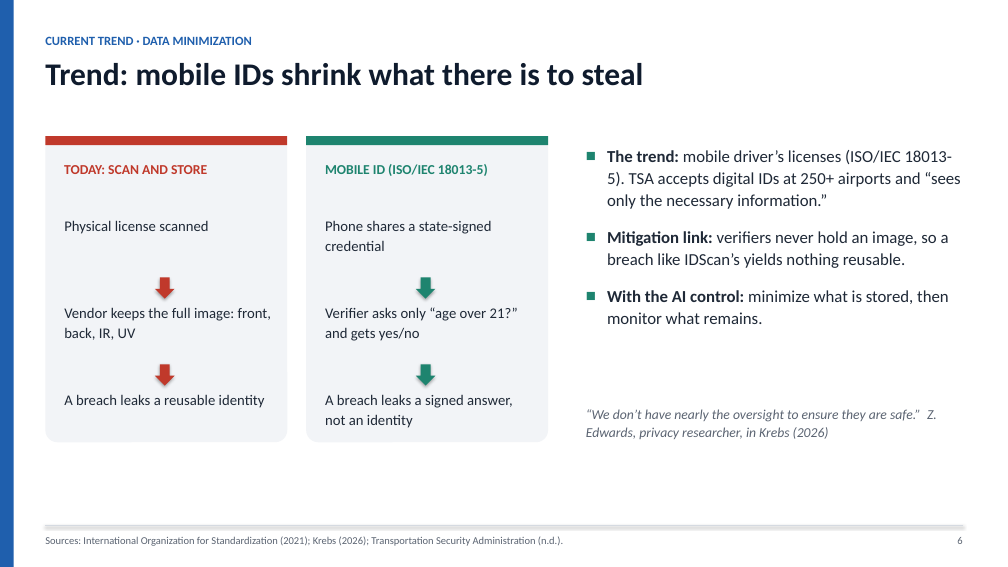
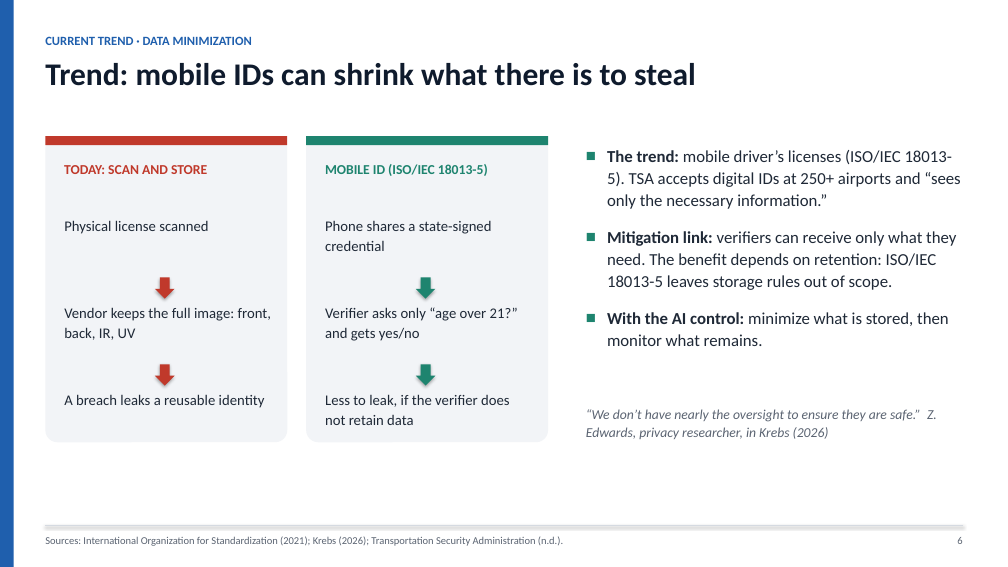
Before and after one commit to Ruthvik-Bandari/ArtificialIntelligence-for-Cybersecurity, a slide deck: slide 6 of module-02-cia-triad-analysis/Ruthvik_Nath_Bandari_Module2_CIA_Triad_Analysis.pptx. Drawn at 1008x567 pixels with LibreOffice and Linux fonts; fonts in the diff are those of the drawing. Boxes give left, top, right and bottom in pixels: in the first picture for what was removed or moved away, otherwise in the second. Text is boxed around its words. In the diff, an @@ line names an element or a change of style, - is before the commit and + after.

```diff
--- a/module-02-cia-triad-analysis/Ruthvik_Nath_Bandari_Module2_CIA_Triad_Analysis.pptx
+++ b/module-02-cia-triad-analysis/Ruthvik_Nath_Bandari_Module2_CIA_Triad_Analysis.pptx
@@ text at [45, 63, 696, 86]: text changed @@
-Trend: mobile IDs shrink what there is to steal
+Trend: mobile IDs can shrink what there is to steal
@@ text at [607, 231, 956, 290]: text changed @@
-■ Mitigation link: verifiers never hold an image, so a breach like IDScan’s yields nothing reusable.
+■ Mitigation link: verifiers can receive only what they need. The benefit depends on retention: ISO/IEC 18013-5 leaves storage rules out of scope.
@@ text at [325, 394, 510, 425]: text changed @@
-A breach leaks a signed answer, not an identity
+Less to leak, if the verifier does not retain data
```
Also in this commit, not shown: 5 other slides changed, 4 other files.
